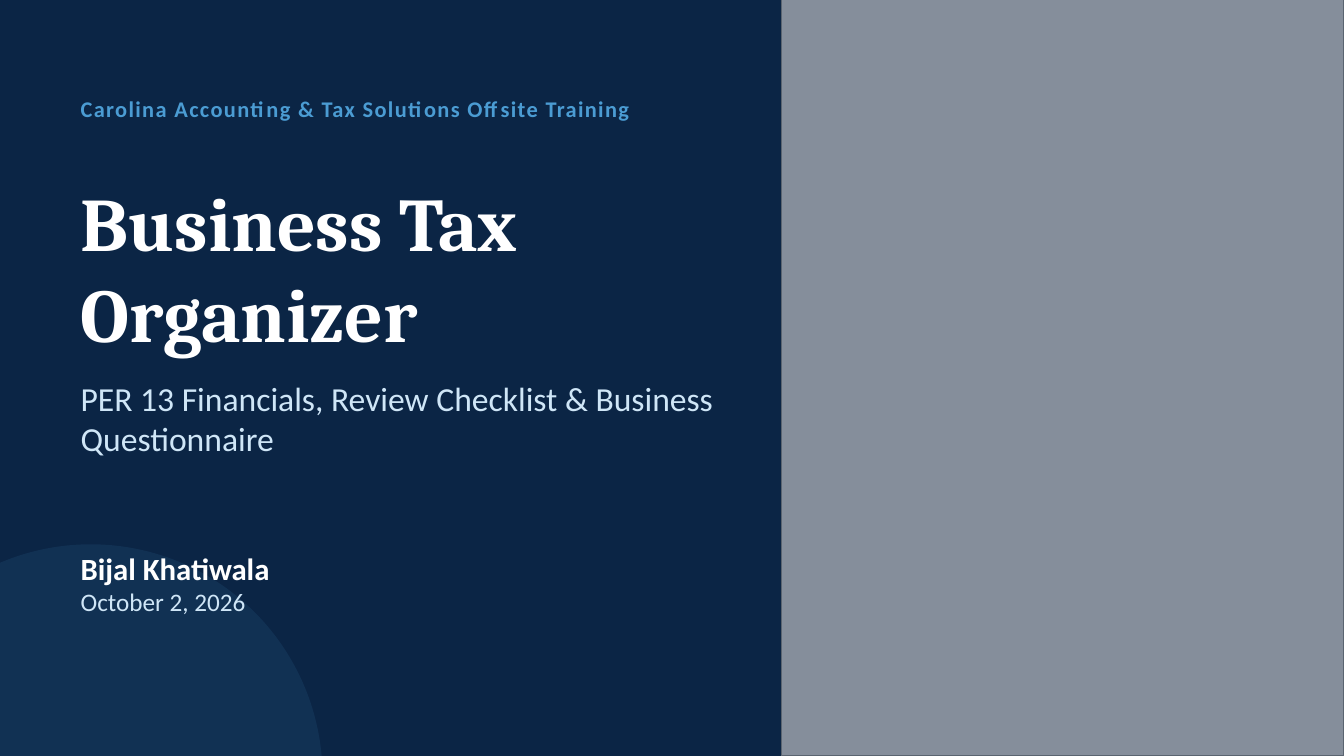
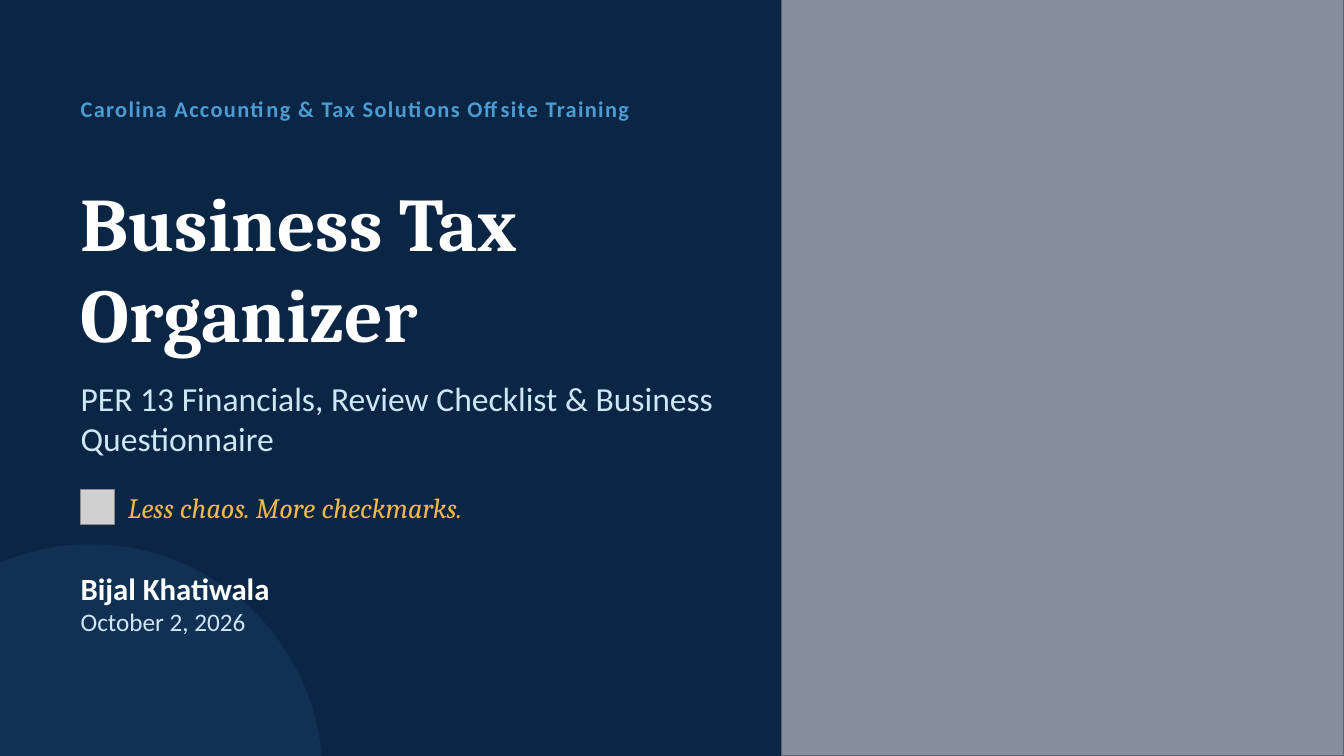
Before and after one commit to Hrishiv67/Ppapp, a slide deck: slide 1 of 2026-10-2_Presentation_-_Bijal_refreshed.pptx. Drawn at 1344x756 pixels with LibreOffice and Linux fonts; fonts in the diff are those of the drawing; grey boxes stand for pictures. Boxes give left, top, right and bottom in pixels: in the first picture for what was removed or moved away, otherwise in the second. Text is boxed around its words. In the diff, an @@ line names an element or a change of style, - is before the commit and + after.

```diff
--- a/2026-10-2_Presentation_-_Bijal_refreshed.pptx
+++ b/2026-10-2_Presentation_-_Bijal_refreshed.pptx
@@ picture added at (81, 490, 115, 524) @@
@@ text added at (128, 498, 462, 519), 20 pt, text #F2B84B, italic @@
+Less chaos. More checkmarks.
@@ text "Bijal Khatiwala": place and size @@
-text "Bijal Khatiwala" at (81, 558, 270, 614)
+text "Bijal Khatiwala" at (81, 578, 270, 634)
```
Also in this commit, not shown: 6 other slides changed.
